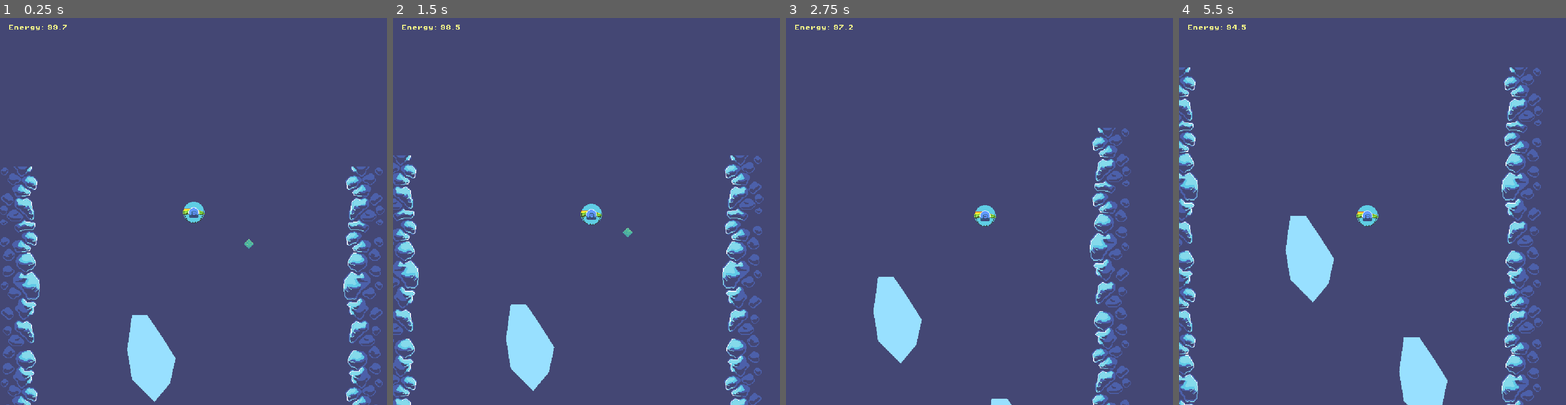
Above: before the commit, frames 1-4 (left to right).
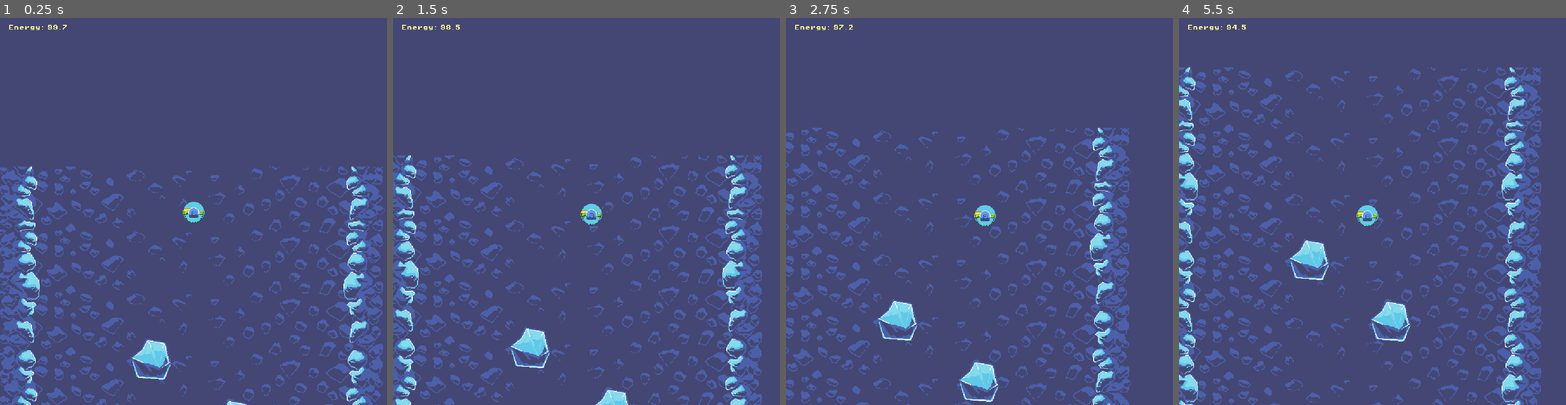
Above: after the commit, the same moments.

Repository: hawkstein/ld57-europan-expedition
Game: Godot game, scene res://scenes/game.tscn
The game is run twice, just before and just after one commit, with the same random seed, the same clock (stepped at 60 frames per second) and the same inputs.
Inputs:
- Up to frame 1 (0.25 s): no input
- Up to frame 2 (1.5 s): hold Right (thrust_right) 0.53-1.28 s; tap Space (deploy_waystation) at 0.6, 1.35 s; hold Down (thrust_down) from 1.28 s (still down)
- Up to frame 3 (2.75 s): release Down (thrust_down) at 2.03 s; hold Right (thrust_right) from 2.03 s (still down); tap Space (deploy_waystation) at 2.1 s
- Up to frame 4 (5.5 s): release Right (thrust_right) at 2.78 s; hold Down (thrust_down) 2.78-3.53 s; tap Space (deploy_waystation) every 0.75 s from 2.85 to 5.1 s; hold Left (thrust_left) 3.53-5.03 s; hold Down (thrust_down) from 5.03 s (still down)

The runs differ from the first frame. In frame 1, 8.9% of the frame differs, in the area x 0-99%, y 38-100%; in frame 2, 8.8%; in frame 3, 9.5%; in frame 4, 13%, in the area x 0-94%, y 12-100%.

Commit message:
add repeating background

Diff:
--- a/scenes/game.tscn
+++ b/scenes/game.tscn
@@ -1,15 +1,23 @@
-[gd_scene load_steps=8 format=3 uid="uid://datbrd16t7lty"]
+[gd_scene load_steps=9 format=3 uid="uid://datbrd16t7lty"]
 
 [ext_resource type="Script" uid="uid://dd7fbs37qni4j" path="res://scripts/game.gd" id="1_p57ef"]
 [ext_resource type="PackedScene" uid="uid://b2spppmyrh54x" path="res://scenes/submersible.tscn" id="1_uwrxv"]
+[ext_resource type="Texture2D" uid="uid://bc5n4yia0tn43" path="res://assets/Background.png" id="2_gee14"]
 [ext_resource type="PackedScene" uid="uid://d3mquy7bvifif" path="res://scenes/wall.tscn" id="2_yqjtg"]
-[ext_resource type="Texture2D" uid="uid://6m8r3jixkgey" path="res://assets/SmallBlockA.png" id="3_lnu2h"]
 [ext_resource type="Script" uid="uid://fbur17pmri2x" path="res://scripts/hud.gd" id="4_lbhrr"]
+[ext_resource type="PackedScene" uid="uid://d13tybsnvfos0" path="res://scenes/small_chunk_a.tscn" id="4_u5sy4"]
 [ext_resource type="FontFile" uid="uid://d1sh02lvddewo" path="res://fonts/PixelOperator8-Bold.ttf" id="5_iywne"]
 [ext_resource type="PackedScene" uid="uid://dhnwbu4oab6u8" path="res://scenes/ore.tscn" id="7_u5sy4"]
 
 [node name="Game" type="Node2D"]
 script = ExtResource("1_p57ef")
+
+[node name="Background" type="Sprite2D" parent="."]
+texture_repeat = 2
+position = Vector2(288, 1152)
+texture = ExtResource("2_gee14")
+region_enabled = true
+region_rect = Rect2(0, 0, 576, 2304)
 
 [node name="Submersible" parent="." instance=ExtResource("1_uwrxv")]
 z_index = 1
@@ -40,27 +48,19 @@
 [node name="Wall6" parent="Walls" instance=ExtResource("2_yqjtg")]
 position = Vector2(0, 1152)
 
-[node name="SmallBlock" type="StaticBody2D" parent="."]
+[node name="Wall7" parent="Walls" instance=ExtResource("2_yqjtg")]
+position = Vector2(576, 1728)
+rotation = 3.14159
+scale = Vector2(1, -1)
+
+[node name="Wall8" parent="Walls" instance=ExtResource("2_yqjtg")]
+position = Vector2(0, 1728)
+
+[node name="SmallChunk" parent="." instance=ExtResource("4_u5sy4")]
 position = Vector2(228, 286)
 
-[node name="CollisionPolygon2D" type="CollisionPolygon2D" parent="SmallBlock"]
-polygon = PackedVector2Array(-30, -65, -5, -64, 35, 1, 28, 37, 5, 63, -30, 30, -36, -14)
-
-[node name="Sprite2D" type="Sprite2D" parent="SmallBlock"]
-scale = Vector2(0.171, 0.171)
-texture = ExtResource("3_lnu2h")
-
-[node name="SmallBlock2" type="StaticBody2D" parent="."]
-position = Vector2(228, 286)
-
-[node name="CollisionPolygon2D" type="CollisionPolygon2D" parent="SmallBlock2"]
-position = Vector2(170, 184)
-polygon = PackedVector2Array(-30, -65, -5, -64, 35, 1, 28, 37, 5, 63, -30, 30, -36, -14)
-
-[node name="Sprite2D" type="Sprite2D" parent="SmallBlock2"]
-position = Vector2(169, 181)
-scale = Vector2(0.171, 0.171)
-texture = ExtResource("3_lnu2h")
+[node name="SmallChunk2" parent="." instance=ExtResource("4_u5sy4")]
+position = Vector2(349, 377)
 
 [node name="HUD" type="CanvasLayer" parent="."]
 script = ExtResource("4_lbhrr")
@@ -78,7 +78,7 @@
 [node name="Resources" type="Node2D" parent="."]
 
 [node name="Ore" parent="Resources" instance=ExtResource("7_u5sy4")]
-position = Vector2(373, 115)
+position = Vector2(56, 1192)
 
 [node name="Ore2" parent="Resources" instance=ExtResource("7_u5sy4")]
 position = Vector2(60, 1236)
--- /dev/null
+++ b/scenes/small_chunk_a.tscn
@@ -0,0 +1,11 @@
+[gd_scene load_steps=2 format=3 uid="uid://d13tybsnvfos0"]
+
+[ext_resource type="Texture2D" uid="uid://bng62gqnysefc" path="res://assets/Small Chunk A.png" id="1_y1k3o"]
+
+[node name="SmallChunk" type="StaticBody2D"]
+
+[node name="CollisionPolygon2D" type="CollisionPolygon2D" parent="."]
+polygon = PackedVector2Array(-4, -30, 20, -22, 29, 8, 20, 30, -21, 28, -30, -2, -17, -12)
+
+[node name="Sprite2D" type="Sprite2D" parent="."]
+texture = ExtResource("1_y1k3o")
--- a/scenes/submersible.tscn
+++ b/scenes/submersible.tscn
@@ -5,7 +5,7 @@
 [ext_resource type="Texture2D" uid="uid://ctoh4bphxgdfb" path="res://assets/Waystation.png" id="2_l3wmn"]
 
 [sub_resource type="PhysicsMaterial" id="PhysicsMaterial_d0ry6"]
-bounce = 0.5
+bounce = 0.7
 
 [sub_resource type="CircleShape2D" id="CircleShape2D_d0ry6"]
 radius = 8.06226
Binary file added: assets/Background.aseprite
Binary file added: assets/Background.png
Not shown, added: assets/Background.png.import
Binary file added: assets/Small Chunk A.png
Not shown, added: assets/Small Chunk A.png.import
